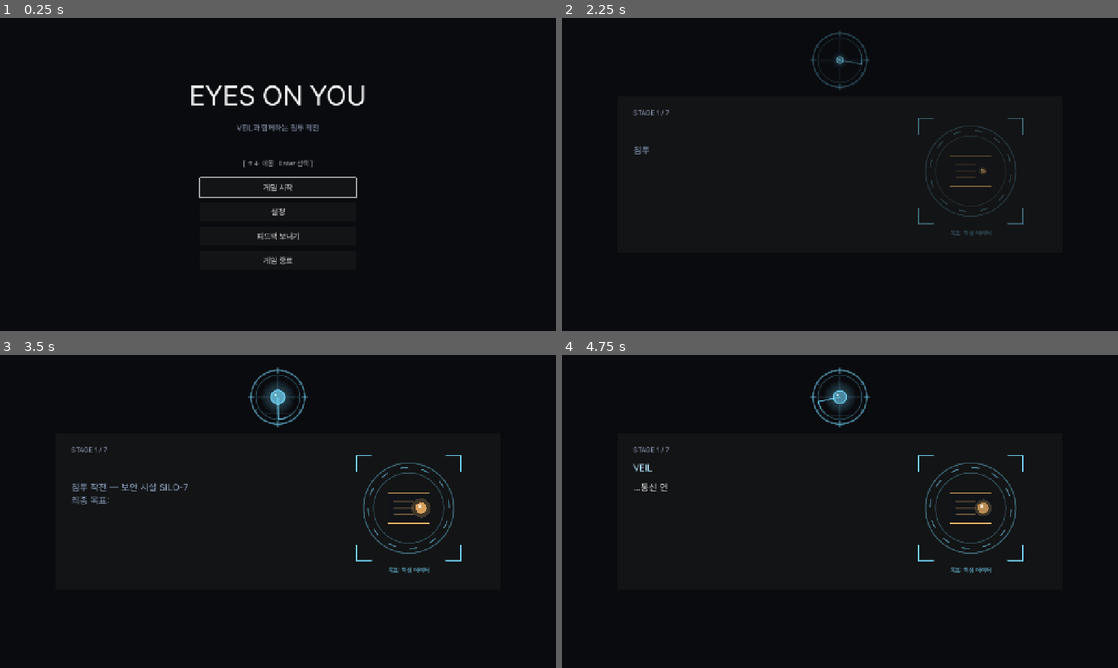
Above: before the commit, frames 1-4 (two rows, left to right).
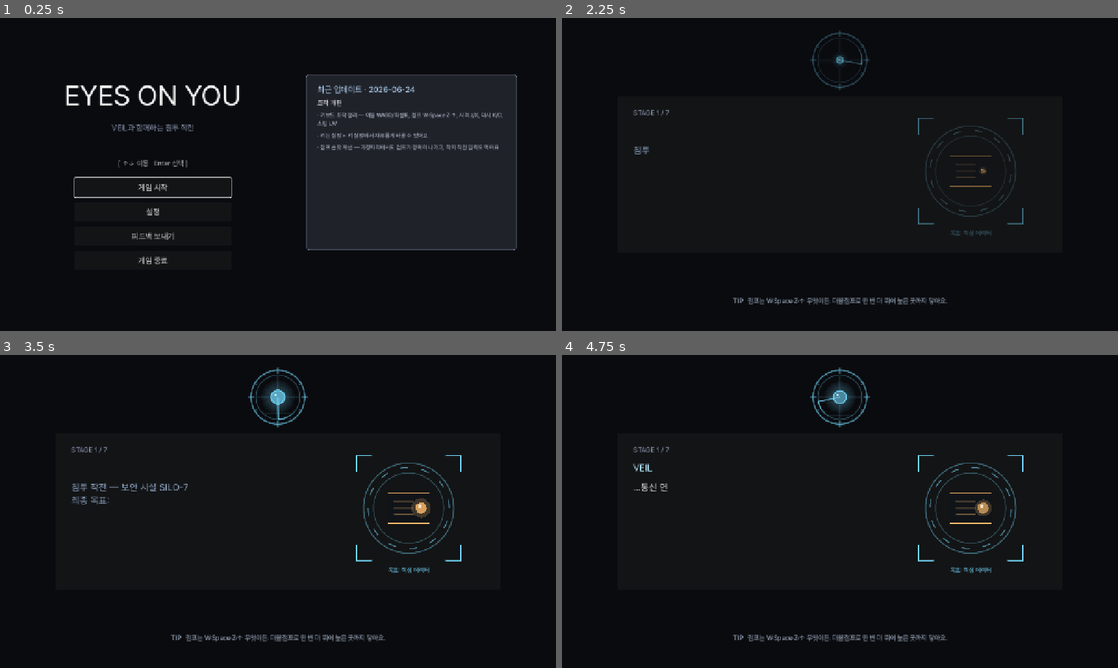
Above: after the commit, the same moments.

Repository: soomin007/EyesOnYou
Game: Godot game, scene res://scenes/main.tscn
The game is run twice, just before and just after one commit, with the same random seed, the same clock (stepped at 60 frames per second) and the same inputs.
Inputs (mouse positions are in pixels of both pictures, inside the frame that each line leads up to):
- Up to frame 1 (0.25 s): no input
- Up to frame 2 (2.25 s): click "게임 시작" at 0.5 s; click "일반 모드" at 1.25 s; click "바로 시작" at 2 s
- Up to frame 3 (3.5 s): tap Enter (ui_accept) at 2.75 s; move the mouse to (400, 495) at 2.77 s; hold D (move_right) from 2.78 s (still down); hold J (attack) from 2.78 s (still down); click (400, 495) at 2.92 s; tap W (jump) at 3.02 s
- Up to frame 4 (4.75 s): move the mouse to (728, 527) at 3.52 s; release J (attack) at 3.53 s; tap K (dash) at 3.6 s; click (728, 527) at 3.67 s; tap W (jump) at 3.77 s; move the mouse to (895, 442) at 4.27 s; release D (move_right) at 4.28 s; hold A (move_left) from 4.28 s (still down); tap Space at 4.35 s; click (895, 442) at 4.42 s

The runs differ from the first frame. In frame 1, 22% of the frame differs, in the area x 11-93%, y 18-79%; in frame 2, 0.5%; in frame 3, 0.5%; in frame 4, 0.5%.

Commit message:
backport(ui): 패치노트 패널 + 로딩 팁 (발판 항목 제외)
본편 패치노트/팁을 데모에 백포트. 데모 응답자에게 키 변경 안내·요령 노출.
- GameInfo.gd: 데모용 PATCH_NOTES에서 "발판 재배치"(본편 전용) 줄 제외, 조작 패치만.
  TIPS는 동일.
- Title 패치노트 패널 + Briefing 로딩 팁.

Co-Authored-By: Claude Opus 4.8 (1M context) <noreply@anthropic.com>

Diff:
--- a/scripts/Briefing.gd
+++ b/scripts/Briefing.gd
@@ -35,6 +35,23 @@
 	lines = _build_lines()
 	_start_line()
 	GameState.input_kind_changed.connect(_on_input_kind_changed)
+	_build_tip_label()
+
+func _build_tip_label() -> void:
+	# 로딩 팁 — 맵마다 1개씩 로테이션(피드백 "게임이 안 알려준다" 보완). 화면 하단.
+	var tip := Label.new()
+	tip.text = "TIP   " + GameInfo.tip_at(GameState.current_stage)
+	tip.add_theme_font_size_override("font_size", 15)
+	tip.add_theme_color_override("font_color", Color(0.68, 0.74, 0.82))
+	tip.autowrap_mode = TextServer.AUTOWRAP_WORD_SMART
+	tip.horizontal_alignment = HORIZONTAL_ALIGNMENT_CENTER
+	tip.set_anchors_preset(Control.PRESET_BOTTOM_WIDE)
+	tip.anchor_top = 0.89
+	tip.anchor_bottom = 0.98
+	tip.offset_left = 140
+	tip.offset_right = -140
+	tip.mouse_filter = Control.MOUSE_FILTER_IGNORE
+	add_child(tip)
 
 func _on_input_kind_changed(_kind: String) -> void:
 	# 타이핑 진행 중엔 hint 비어 있음. 완료 상태에서만 갱신.
--- /dev/null
+++ b/scripts/GameInfo.gd
@@ -0,0 +1,50 @@
+class_name GameInfo
+extends RefCounted
+
+# 패치노트 + 로딩 팁의 단일 소스.
+# - 패치노트: Title 화면 "최근 업데이트" 패널이 최신 항목을 표시.
+# - 팁: 맵 진입 브리핑에서 1개씩 로테이션(피드백 "게임이 안 알려준다" 보완).
+# 새 내용은 여기 배열에만 추가하면 UI가 자동 반영(하드코딩 분산 금지).
+# (데모판: 발판 재배치는 본편 전용이라 패치노트에서 제외 — 조작 패치만 반영.)
+
+# 최신순(맨 위가 최신). date = 표시용, items = 변경점 줄.
+const PATCH_NOTES: Array = [
+	{
+		"date": "2026-06-24",
+		"title": "조작 개편",
+		"items": [
+			"키보드 조작 정리 — 이동 WASD/화살표, 점프 W·Space·Z·↑, 사격 J/X, 대시 K/C, 스킬 L/V",
+			"키는 설정 > 키 설정에서 자유롭게 바꿀 수 있어요",
+			"점프 손맛 개선 — 가장자리에서도 점프가 정확히 나가고, 착지 직전 입력도 먹혀요",
+		],
+	},
+]
+
+# 맵 진입 시 1개씩 보여줄 팁. 조작·전략·세계관 힌트(피드백 반영).
+const TIPS: Array = [
+	"점프는 W·Space·Z·↑ 무엇이든. 더블점프로 한 번 더 뛰어 높은 곳까지 닿아요.",
+	"조작 키가 불편하면 설정 > 키 설정에서 바꿀 수 있어요.",
+	"모든 적과 싸울 필요는 없어요. 길만 열면 지나가도 됩니다.",
+	"방패병은 정면 총알이 막혀요. 폭발물(L · 마우스 우클릭)로 처치하세요.",
+	"저격수 둥지는 못 잡아도 괜찮아요. 사선만 피해 지나가면 돼요.",
+	"레벨업 카드의 ★는 지금 이 맵에 유리한 추천이에요.",
+	"대시(K · C)로 적의 공격을 빠르게 피할 수 있어요.",
+	"엔딩은 하나가 아니에요. 다른 길을 택해 다시 플레이해보세요.",
+	"드론은 공중을 떠다녀요. 활강·점프로 높이를 맞춰 노리세요.",
+	"맵 선택의 권장 스킬 칩을 보면 어떤 적이 나올지 가늠할 수 있어요.",
+]
+
+# 가장 최근 패치 1건(Title 패널용). 없으면 빈 Dictionary.
+static func latest_patch() -> Dictionary:
+	if PATCH_NOTES.is_empty():
+		return {}
+	var first: Dictionary = PATCH_NOTES[0]
+	return first
+
+# 팁 1개 — index로 결정적 선택(맵마다 다르게 돌리되 Math.random 없이).
+static func tip_at(index: int) -> String:
+	if TIPS.is_empty():
+		return ""
+	var i: int = index % TIPS.size()
+	var t: String = TIPS[i]
+	return t
--- a/scripts/Title.gd
+++ b/scripts/Title.gd
@@ -19,6 +19,7 @@
 var picked_story: bool = false
 # STATE_MODE 전용 설명 패널 (오른쪽 회색 박스).
 var description_panel: PanelContainer = null
+var patch_panel: PanelContainer = null
 var description_title_label: Label = null
 var description_text_label: Label = null
 var description_icon: ColorRect = null
@@ -32,6 +33,7 @@
 	# 메인 테마(Glass Protocol) — 타이틀/모드 선택/튜토리얼까지 동일 트랙 유지.
 	BgmPlayer.play("main_theme")
 	_build_description_panel()
+	_build_patch_panel()
 	_set_state(STATE_MAIN)
 
 func _build_description_panel() -> void:
@@ -80,6 +82,57 @@
 	description_text_label.autowrap_mode = TextServer.AUTOWRAP_WORD_SMART
 	v.add_child(description_text_label)
 
+func _build_patch_panel() -> void:
+	# STATE_MAIN에서 보이는 우측 "최근 업데이트" 박스. GameInfo.PATCH_NOTES 최신 1건.
+	var patch: Dictionary = GameInfo.latest_patch()
+	if patch.is_empty():
+		return
+	patch_panel = PanelContainer.new()
+	patch_panel.set_anchors_preset(Control.PRESET_TOP_LEFT)
+	patch_panel.anchor_left = 0.55
+	patch_panel.anchor_top = 0.18
+	patch_panel.anchor_right = 0.93
+	patch_panel.anchor_bottom = 0.74
+	patch_panel.visible = false
+	patch_panel.mouse_filter = Control.MOUSE_FILTER_IGNORE
+	var sb := StyleBoxFlat.new()
+	sb.bg_color = Color(0.13, 0.14, 0.17, 0.92)
+	sb.border_color = Color(0.45, 0.5, 0.6, 0.55)
+	sb.set_border_width_all(1)
+	sb.content_margin_left = 26
+	sb.content_margin_right = 26
+	sb.content_margin_top = 22
+	sb.content_margin_bottom = 22
+	sb.corner_radius_top_left = 6
+	sb.corner_radius_top_right = 6
+	sb.corner_radius_bottom_left = 6
+	sb.corner_radius_bottom_right = 6
+	patch_panel.add_theme_stylebox_override("panel", sb)
+	add_child(patch_panel)
+	var v := VBoxContainer.new()
+	v.add_theme_constant_override("separation", 10)
+	patch_panel.add_child(v)
+	var header := Label.new()
+	header.text = "최근 업데이트 · %s" % str(patch.get("date", ""))
+	header.add_theme_font_size_override("font_size", 19)
+	header.add_theme_color_override("font_color", Color(0.72, 0.85, 0.98))
+	v.add_child(header)
+	var subtitle: String = str(patch.get("title", ""))
+	if subtitle != "":
+		var sub := Label.new()
+		sub.text = subtitle
+		sub.add_theme_font_size_override("font_size", 15)
+		sub.add_theme_color_override("font_color", Color(0.95, 0.95, 0.95))
+		v.add_child(sub)
+	for item in patch.get("items", []):
+		var l := Label.new()
+		l.text = "· " + str(item)
+		l.add_theme_font_size_override("font_size", 13)
+		l.add_theme_color_override("font_color", Color(0.78, 0.82, 0.88))
+		l.autowrap_mode = TextServer.AUTOWRAP_WORD_SMART
+		l.custom_minimum_size = Vector2(360, 0)
+		v.add_child(l)
+
 func _on_input_kind_changed(_kind: String) -> void:
 	_refresh_hint()
 
@@ -123,8 +176,10 @@
 	# 모드 선택일 때만 우측 설명 패널 + 좌측 정렬. 그 외엔 가운데 정렬·패널 숨김.
 	if description_panel != null:
 		description_panel.visible = (new_state == STATE_MODE)
+	if patch_panel != null:
+		patch_panel.visible = (new_state == STATE_MAIN)
 	if center_node != null:
-		center_node.anchor_right = 0.55 if new_state == STATE_MODE else 1.0
+		center_node.anchor_right = 0.55 if (new_state == STATE_MODE or new_state == STATE_MAIN) else 1.0
 	match state:
 		STATE_MAIN:
 			var b_start := _make_button("게임 시작")
Not shown, added: scripts/GameInfo.gd.uid
